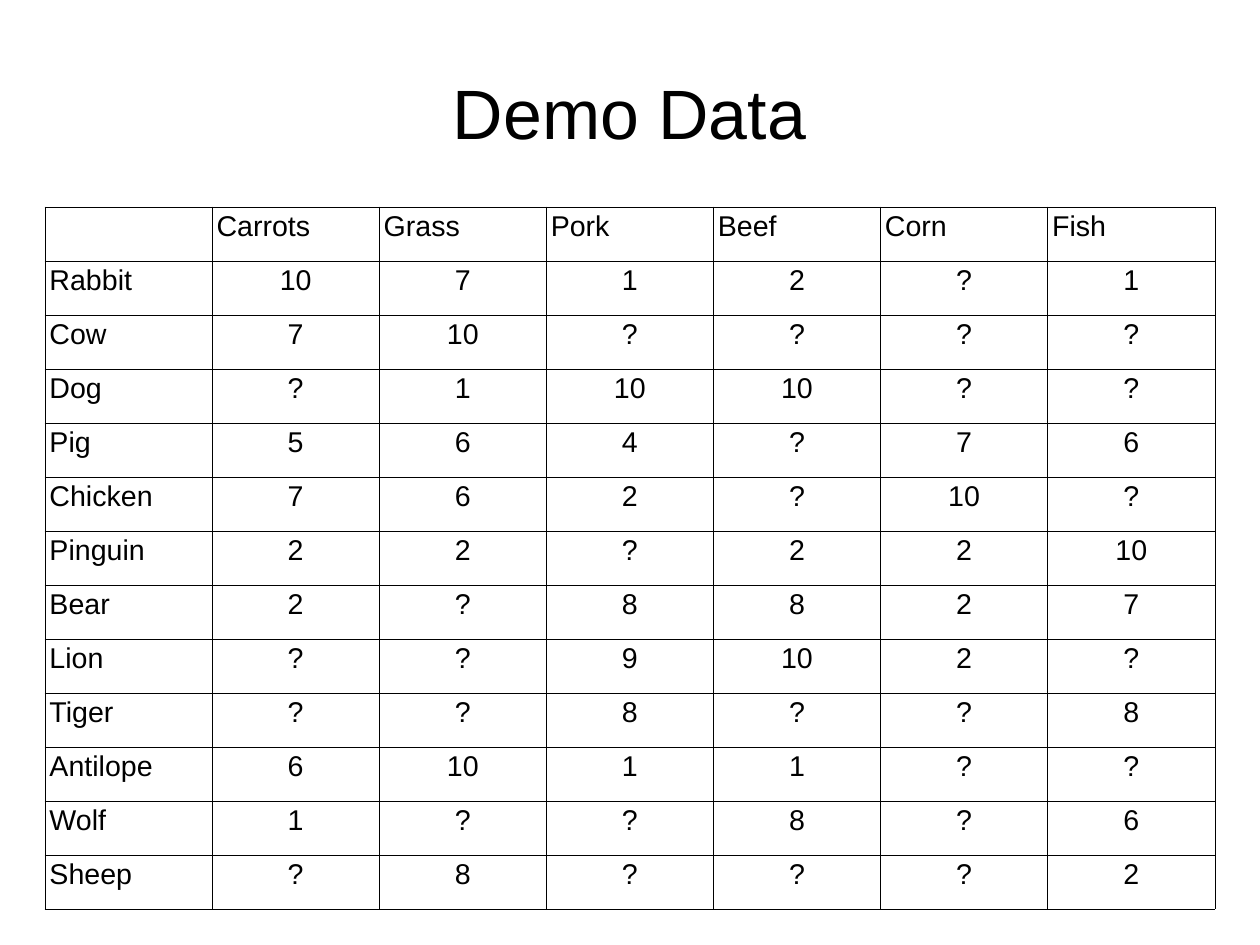
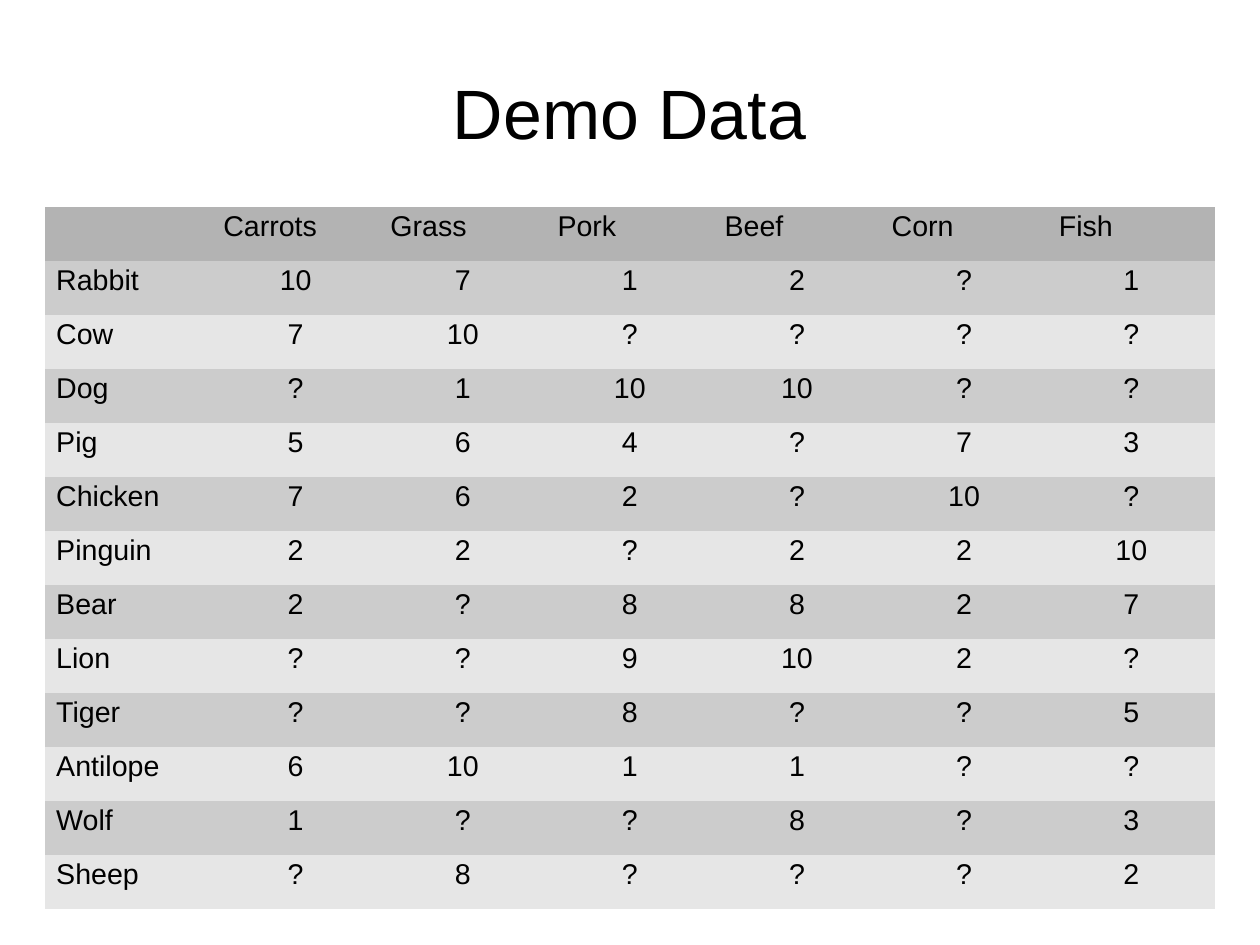
Before and after one commit to ManuelB/facebook-recommender-demo, a slide deck: slide 17 of docs/Talk-BedCon-Berlin-2012.odp (slide 15 before the commit). Drawn at 1260x945 pixels with LibreOffice and Linux fonts; fonts in the diff are those of the drawing; background and template pictures are left out. Boxes give left, top, right and bottom in pixels: in the first picture for what was removed or moved away, otherwise in the second. Text is boxed around its words. In the diff, an @@ line names an element or a change of style, - is before the commit and + after.

```diff
--- a/docs/Talk-BedCon-Berlin-2012.odp
+++ b/docs/Talk-BedCon-Berlin-2012.odp
@@ table at (45,207,1213,909) @@
-row 5, column 7: 6
+row 5, column 7: 3
-row 10, column 7: 8
+row 10, column 7: 5
-row 12, column 7: 6
+row 12, column 7: 3
@@ fill none to #B3B3B3 in 6 cells @@
@@ fill none to #CCCCCC in 42 cells @@
@@ fill none to #E6E6E6 in 42 cells @@
@@ borders changed @@
```
Also in this commit, not shown: 8 other slides changed, 11 slides added, 2 slides removed, 7 other files.
